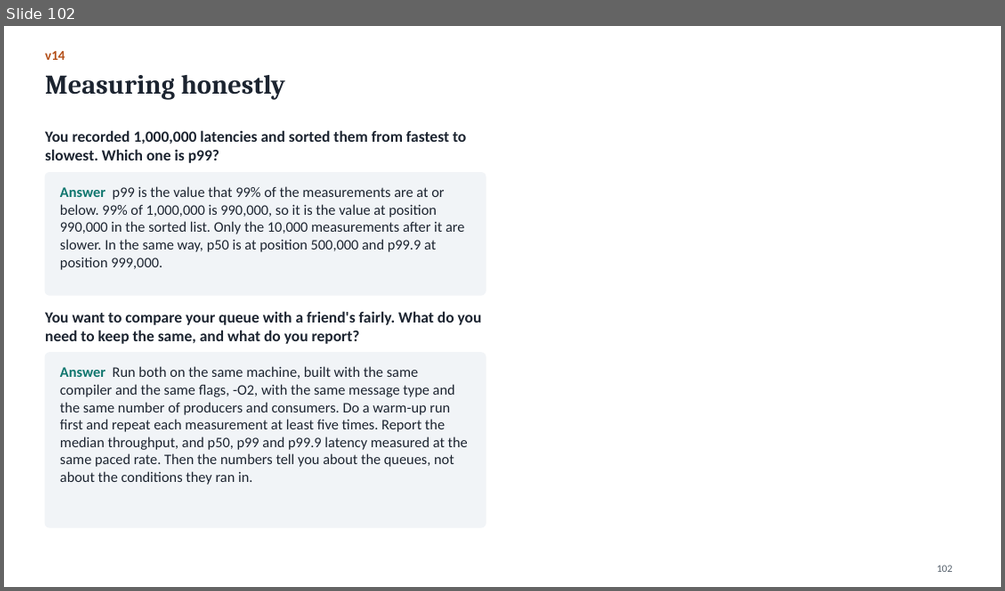
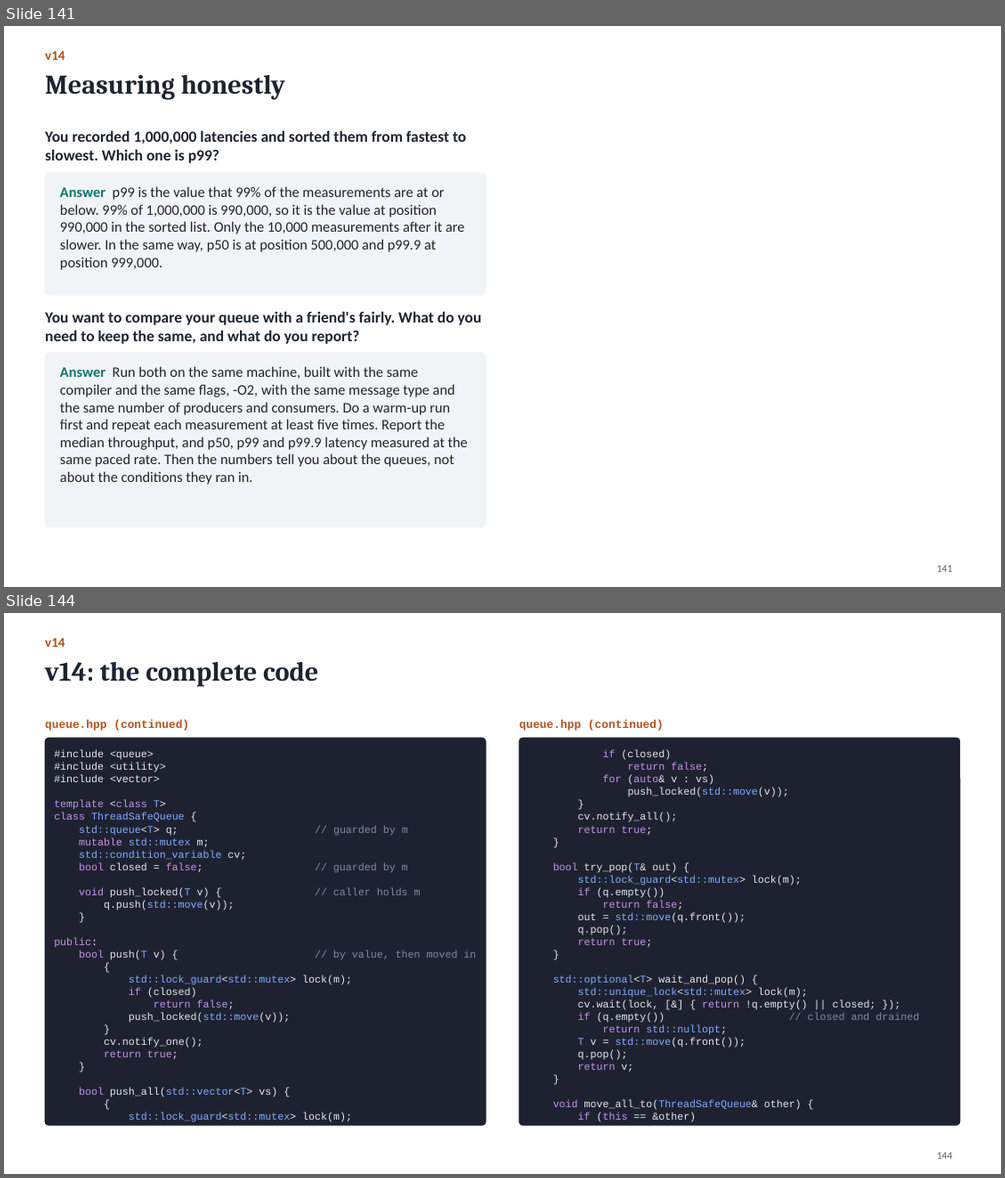
Before and after one commit to Kumarutkarsh9470/Project, a slide deck: Queue_Course.pptx. Shown one above the other, each under a label of ours: slide 102 before the commit, slides 141 and 144 after it; the slides between them are not shown. The pictures are 1005x591 and 1005x1178 pixels, drawn with LibreOffice and Linux fonts; fonts in the diff are those of the drawing. Boxes give left, top, right and bottom in pixels: in the first picture for what was removed or moved away, otherwise in the second. Text is boxed around its words. In the diff, an @@ line names an element or a change of style, - is before the commit and + after.

```diff
--- a/Queue_Course.pptx
+++ b/Queue_Course.pptx
@@ slide 144 added at (4, 613, 1001, 1174), background #FFFFFF @@
@@ text added at (45, 638, 65, 647), 13 pt, text #B4501A, bold @@
+v14
@@ title added at (45, 662, 318, 687), 26 pt, text #1C2430, bold @@
+v14: the complete code
@@ text added at (45, 720, 189, 730), 11 pt, text #B4501A, bold @@
+queue.hpp (continued)
@@ rounded rectangle added at (45, 738, 485, 1126), fill #1E2230, outline #1E2230 1 pt @@
@@ text added at (519, 720, 663, 730), 11 pt, text #B4501A, bold @@
+queue.hpp (continued)
@@ rounded rectangle added at (519, 738, 960, 1126), fill #1E2230, outline #1E2230 1 pt @@
@@ text added at (54, 750, 476, 1122), 10 pt, text #E4E7EE @@
+#include <queue>
+#include <utility>
+#include <vector>
+template <class T>
+class ThreadSafeQueue {
+std::queue<T> q; // guarded by m
+mutable std::mutex m;
+std::condition_variable cv;
+bool closed = false; // guarded by m
+void push_locked(T v) { // caller holds m
+q.push(std::move(v));
+}
+public:
+bool push(T v) { // by value, then moved in
+{
+std::lock_guard<std::mutex> lock(m);
+if (closed)
+return false;
+push_locked(std::move(v));
+}
+cv.notify_one();
+return true;
+}
+bool push_all(std::vector<T> vs) {
+{
+std::lock_guard<std::mutex> lock(m);
@@ text added at (553, 750, 919, 1122), 10 pt, text #E4E7EE @@
+if (closed)
+return false;
+for (auto& v : vs)
+push_locked(std::move(v));
+}
+cv.notify_all();
+return true;
+}
+bool try_pop(T& out) {
+std::lock_guard<std::mutex> lock(m);
+if (q.empty())
+return false;
+out = std::move(q.front());
+q.pop();
+return true;
+}
+std::optional<T> wait_and_pop() {
+std::unique_lock<std::mutex> lock(m);
+cv.wait(lock, [&] { return !q.empty() || closed; });
+if (q.empty()) // closed and drained
+return std::nullopt;
+T v = std::move(q.front());
+q.pop();
+return v;
+}
+void move_all_to(ThreadSafeQueue& other) {
+if (this == &other)
@@ page number added at (937, 1151, 953, 1159), 10 pt, text #55606C @@
+144
@@ what was slide 102 is now slide 141 @@
@@ page number at (937, 564, 953, 572): text changed @@
-102
+141
```
Also in this commit, not shown: 46 other slides added, 20 other files.
